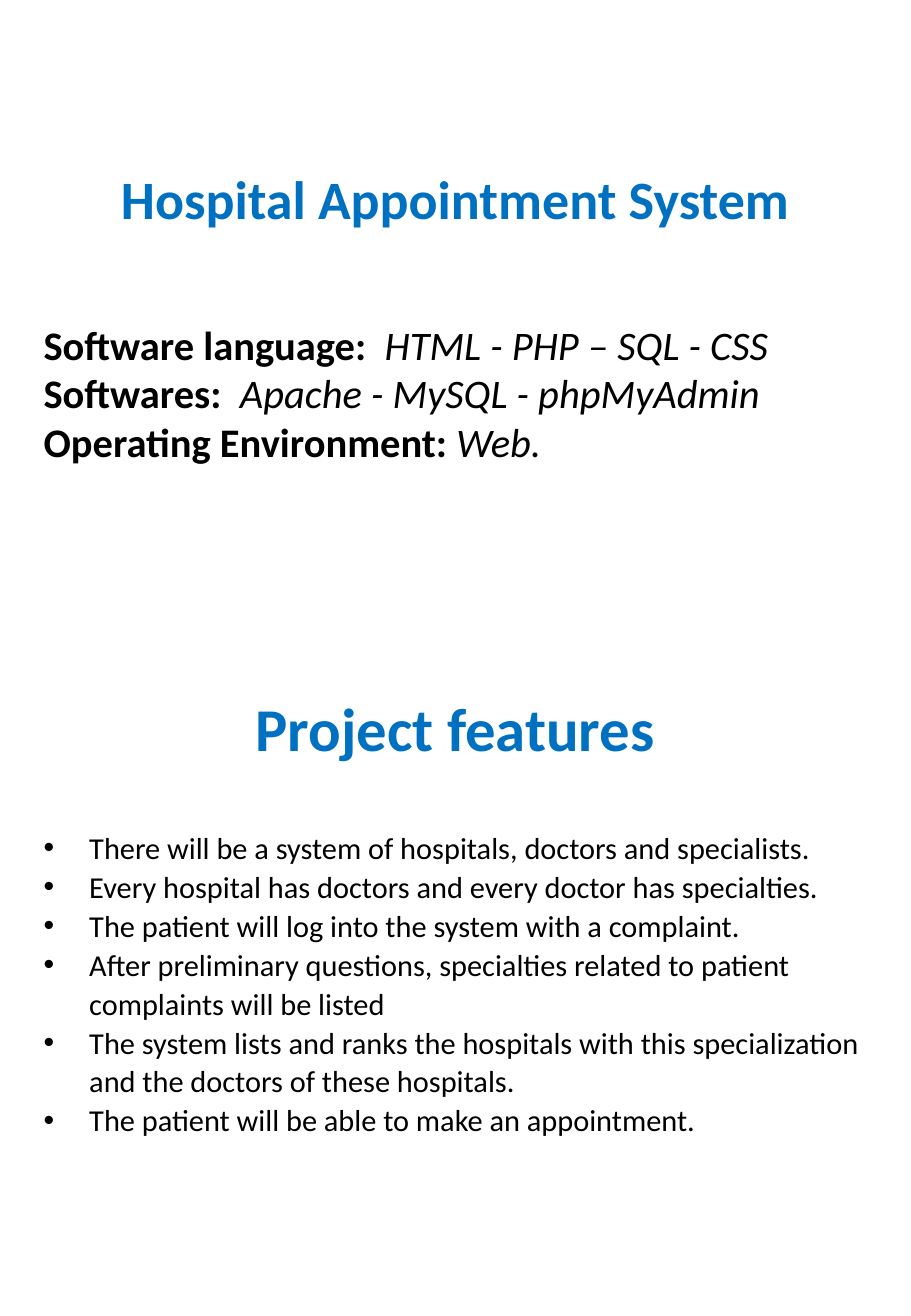
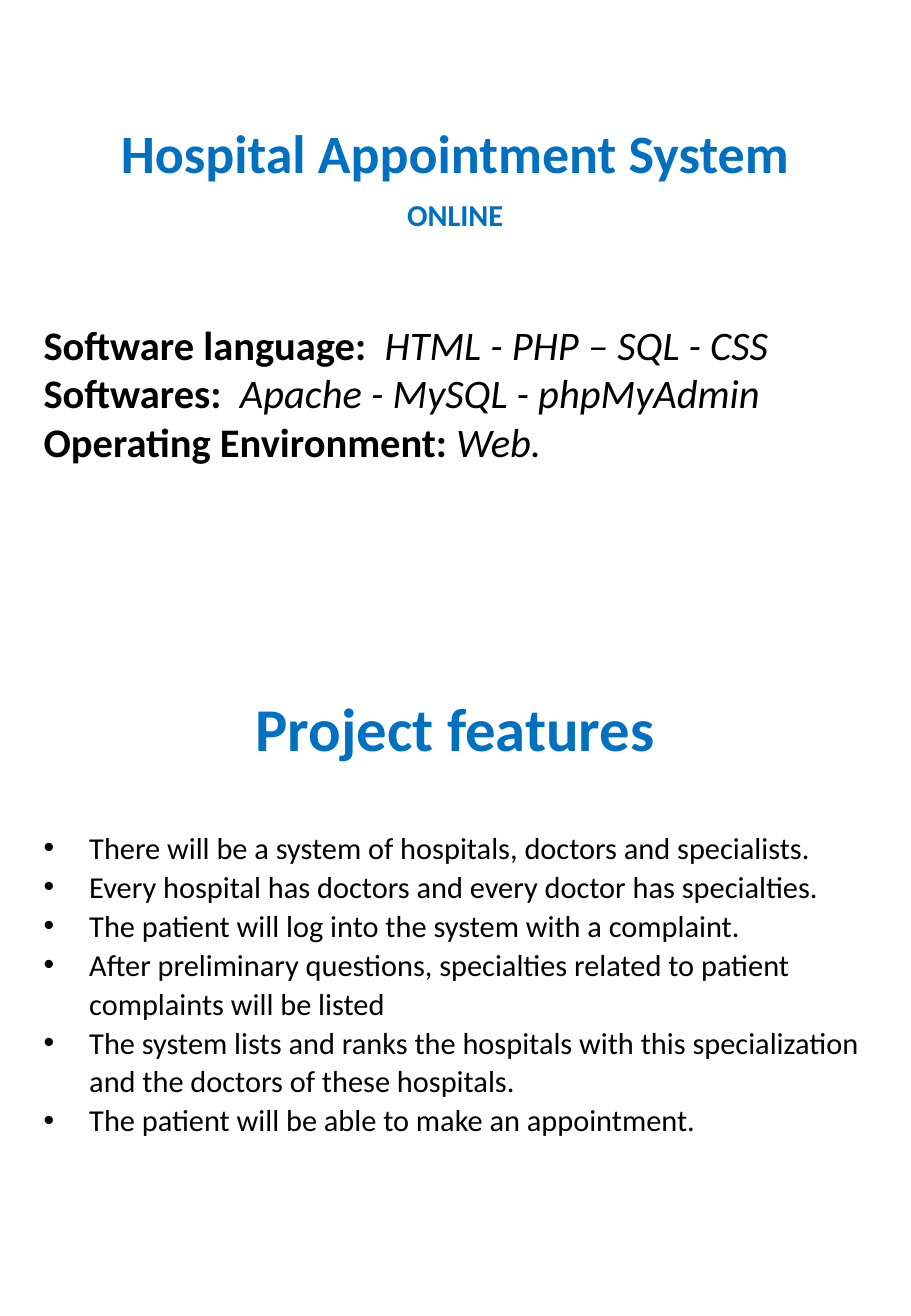
Before and after one commit to HAS-Project/Hospital-Appointment-System, a slide deck: slide 3 of Has-Project Report.pptx (slide 2 before the commit). Drawn at 911x1316 pixels with LibreOffice and Linux fonts; fonts in the diff are those of the drawing. Boxes give left, top, right and bottom in pixels: in the first picture for what was removed or moved away, otherwise in the second. Text is boxed around its words. In the diff, an @@ line names an element or a change of style, - is before the commit and + after.

```diff
--- a/Has-Project Report.pptx
+++ b/Has-Project Report.pptx
@@ text "Hospital Appointment System": place and size @@
-text "Hospital Appointment System" at [121, 181, 789, 228]
+text "Hospital Appointment System" at [121, 135, 789, 227]
@@ text at [407, 206, 503, 227]: paragraph added @@
+ONLINE
```
Also in this commit, not shown: 3 other slides changed, 19 slides added, 3 slides removed.
